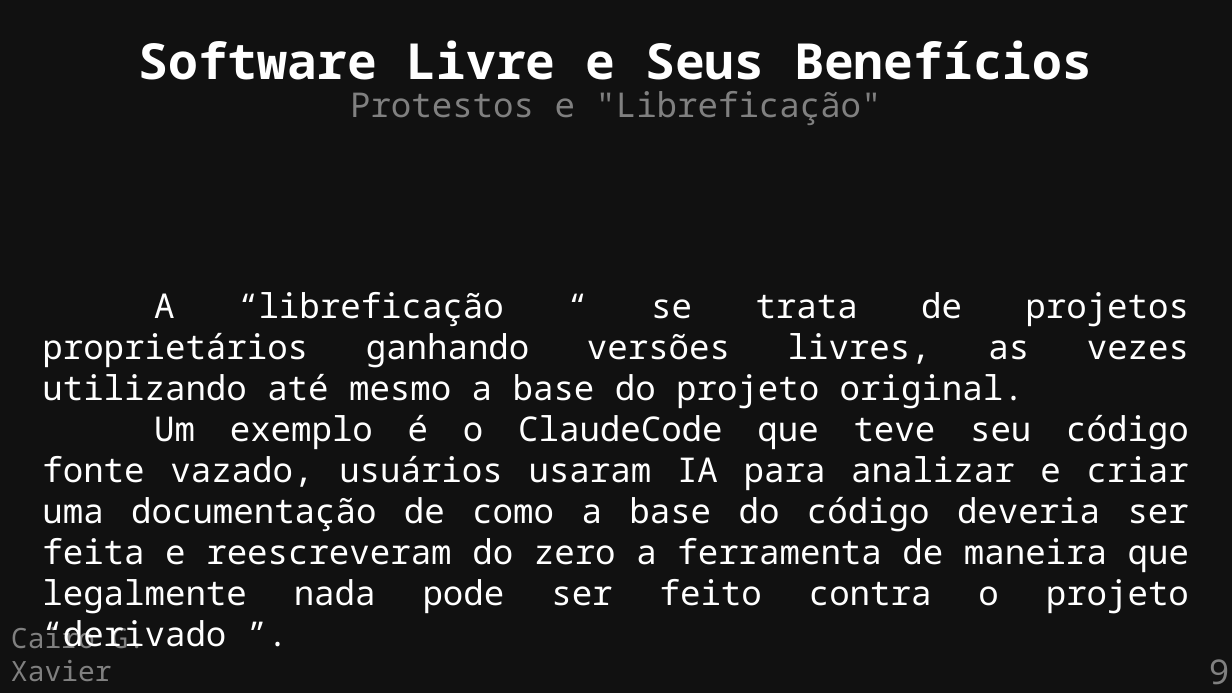
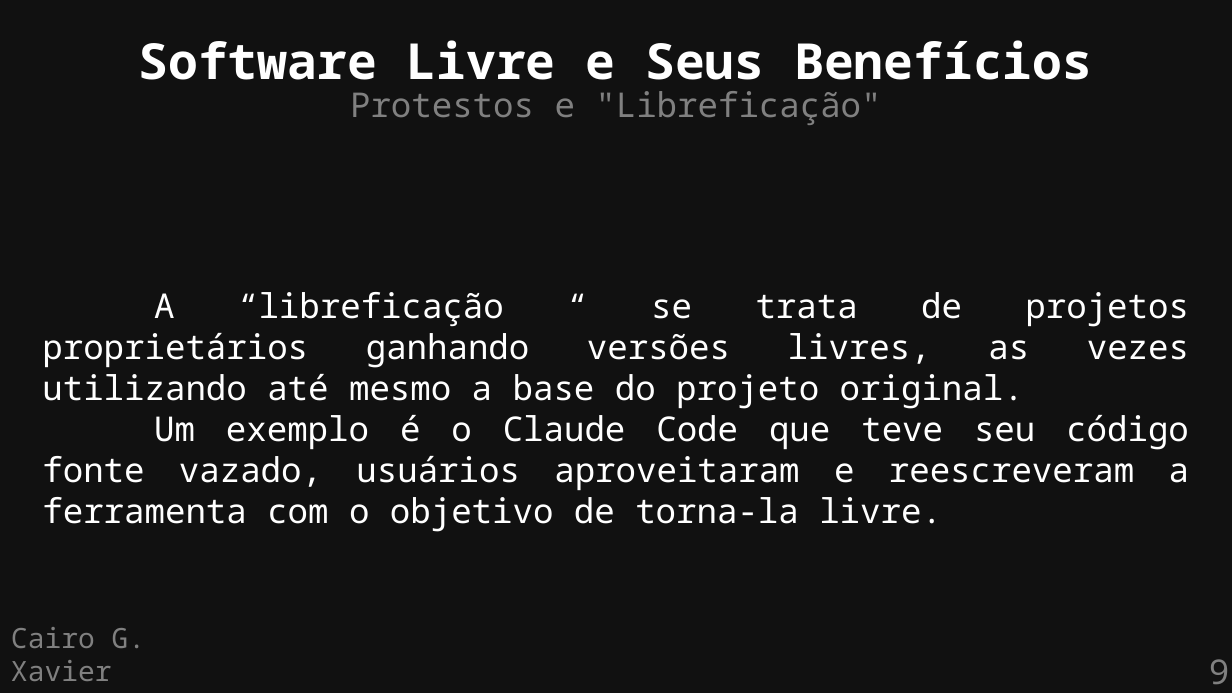
Before and after one commit to cairoGarcia/flisol-2026-ufmg, a slide deck: slide 9 of slides/soberania.odp. Drawn at 1232x693 pixels with LibreOffice and Linux fonts; fonts in the diff are those of the drawing. Boxes give left, top, right and bottom in pixels: in the first picture for what was removed or moved away, otherwise in the second. Text is boxed around its words. In the diff, an @@ line names an element or a change of style, - is before the commit and + after.

```diff
--- a/slides/soberania.odp
+++ b/slides/soberania.odp
@@ text at (42, 415, 1189, 532): text changed @@
-Um exemplo é o ClaudeCode que teve seu código fonte vazado, usuários usaram IA para analizar e criar uma documentação de como a base do código deveria ser feita e reescreveram do zero a ferramenta de maneira que legalmente nada pode ser feito contra o projeto “derivado ”.
+Um exemplo é o Claude Code que teve seu código fonte vazado, usuários aproveitaram e reescreveram a ferramenta com o objetivo de torna-la livre.
```
Also in this commit, not shown: 4 other slides changed, 2 other files.
